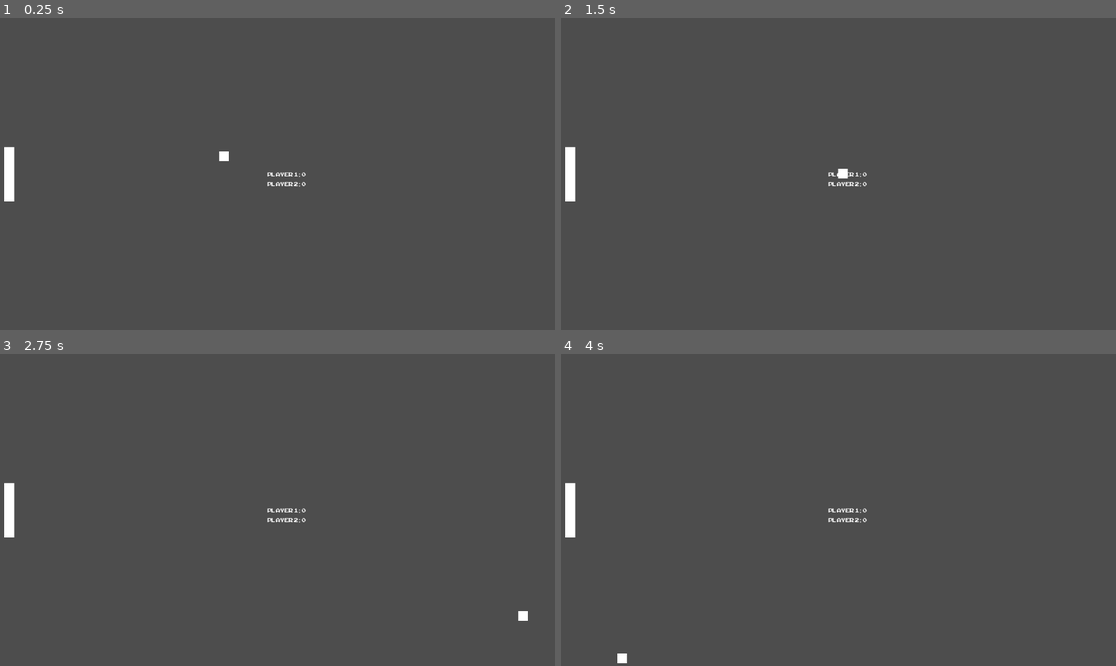
Above: before the commit, frames 1-4 (two rows, left to right).
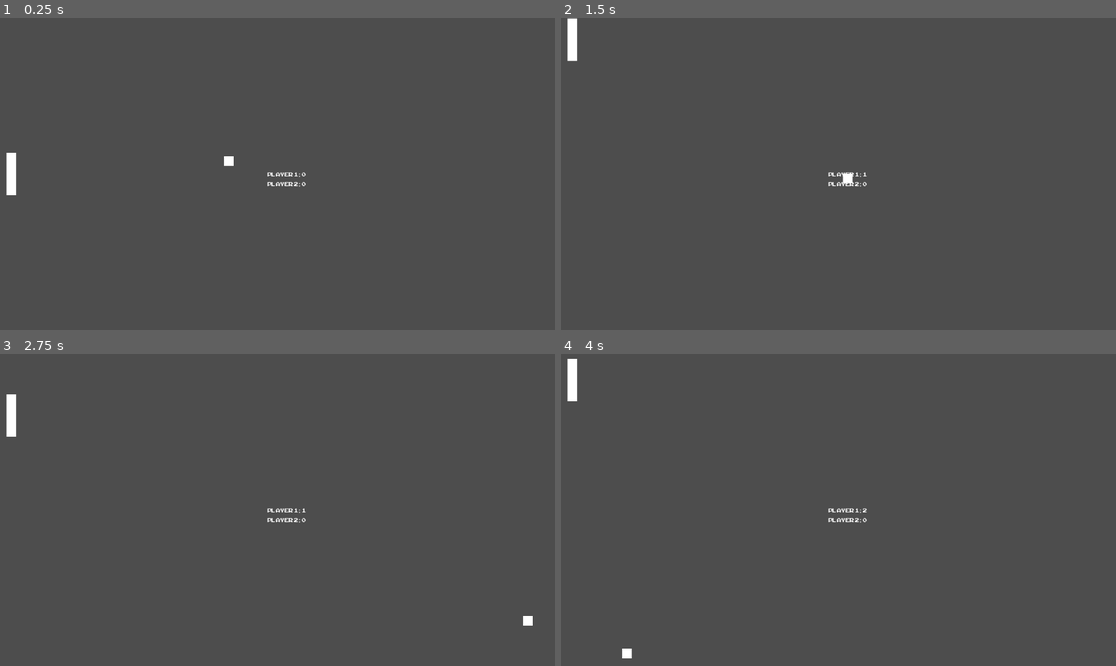
Above: after the commit, the same moments.

Repository: nigoi/pong_clone
Game: Godot game, scene res://scenes/main.tscn
Same seed, same stepped clock (60 frames per second), same inputs: the game is played once before the commit and once after it.
Inputs:
- Up to frame 1 (0.25 s): no input
- Up to frame 2 (1.5 s): tap Enter at 0.5 s; hold W (p1_up, bound only after the commit) 0.53-1.28 s; hold S (p1_down, bound only after the commit) from 1.28 s (still down)
- Up to frame 3 (2.75 s): release S (p1_down, bound only after the commit) at 2.03 s; hold W (p1_up, bound only after the commit) from 2.03 s (still down)
- Up to frame 4 (4 s): release W (p1_up, bound only after the commit) at 3.53 s; hold S (p1_down, bound only after the commit) from 3.53 s (still down)

The runs differ from the first frame. In frame 1, 0.3% of the frame differs, in the area x 0-43%, y 41-59%; in frame 2, 0.7%, in the area x 0-56%, y 0-59%; in frame 3, 0.7%; in frame 4, 0.7%.

Commit message:
paddle movement
- added paddle
- added movement
- set up to emit a signal transferring speed to ball

Diff:
--- a/project.godot
+++ b/project.godot
@@ -14,3 +14,16 @@
 run/main_scene="res://scenes/main.tscn"
 config/features=PackedStringArray("4.3", "Forward Plus")
 config/icon="res://icon.svg"
+
+[input]
+
+p1_up={
+"deadzone": 0.5,
+"events": [Object(InputEventKey,"resource_local_to_scene":false,"resource_name":"","device":-1,"window_id":0,"alt_pressed":false,"shift_pressed":false,"ctrl_pressed":false,"meta_pressed":false,"pressed":false,"keycode":0,"physical_keycode":87,"key_label":0,"unicode":119,"location":0,"echo":false,"script":null)
+]
+}
+p1_down={
+"deadzone": 0.5,
+"events": [Object(InputEventKey,"resource_local_to_scene":false,"resource_name":"","device":-1,"window_id":0,"alt_pressed":false,"shift_pressed":false,"ctrl_pressed":false,"meta_pressed":false,"pressed":false,"keycode":0,"physical_keycode":83,"key_label":0,"unicode":115,"location":0,"echo":false,"script":null)
+]
+}
--- a/scenes/ball.tscn
+++ b/scenes/ball.tscn
@@ -6,7 +6,6 @@
 [sub_resource type="RectangleShape2D" id="RectangleShape2D_qmsys"]
 
 [node name="ball" type="RigidBody2D"]
-position = Vector2(537, 235)
 collision_layer = 3
 collision_mask = 3
 gravity_scale = 0.0
@@ -18,13 +17,14 @@
 anchor_top = 0.5
 anchor_right = 0.5
 anchor_bottom = 0.5
-offset_left = -20.0
-offset_top = -20.0
+offset_left = -10.0
+offset_top = -10.0
+offset_right = 10.0
+offset_bottom = 10.0
 grow_horizontal = 2
 grow_vertical = 2
 
 [node name="CollisionShape2D" type="CollisionShape2D" parent="."]
-position = Vector2(-10, -10)
 shape = SubResource("RectangleShape2D_qmsys")
 
 [node name="AudioStreamPlayer" type="AudioStreamPlayer" parent="."]
--- a/scenes/main.tscn
+++ b/scenes/main.tscn
@@ -5,9 +5,9 @@
 [ext_resource type="Script" path="res://scripts/label.gd" id="3_57vao"]
 [ext_resource type="PackedScene" uid="uid://co2temuet1oir" path="res://scenes/wall.tscn" id="3_vfall"]
 [ext_resource type="PackedScene" uid="uid://c5mfwubkio6fa" path="res://scenes/player_wall.tscn" id="4_hgvnr"]
-[ext_resource type="PackedScene" uid="uid://2xv3bmw8myao" path="res://scenes/paddle.tscn" id="5_nxvde"]
+[ext_resource type="PackedScene" uid="uid://csr4wf4un2658" path="res://scenes/paddle.tscn" id="5_nxvde"]
 
-[node name="Node2D" type="Node2D"]
+[node name="paddle" type="Node2D"]
 script = ExtResource("1_jufgc")
 
 [node name="Label" type="Label" parent="."]
@@ -34,13 +34,13 @@
 position = Vector2(0, 657)
 
 [node name="player_wall" parent="walls" instance=ExtResource("4_hgvnr")]
-position = Vector2(-12, 11)
+position = Vector2(-10, 12)
 
 [node name="player_wall2" parent="walls" instance=ExtResource("4_hgvnr")]
 position = Vector2(1164, -2)
 
 [node name="paddle" parent="." instance=ExtResource("5_nxvde")]
-position = Vector2(20, 324)
+position = Vector2(25, 324)
 
 [connection signal="body_entered" from="walls/player_wall" to="Label" method="_on_player_wall_body_entered"]
 [connection signal="body_exited" from="walls/player_wall2" to="Label" method="_on_player_wall_2_body_exited"]
--- a/scenes/paddle.tscn
+++ b/scenes/paddle.tscn
@@ -1,19 +1,15 @@
-[gd_scene load_steps=2 format=3 uid="uid://2xv3bmw8myao"]
+[gd_scene load_steps=3 format=3 uid="uid://csr4wf4un2658"]
 
-[sub_resource type="RectangleShape2D" id="RectangleShape2D_alnv0"]
-size = Vector2(21, 56.5)
+[ext_resource type="Script" path="res://scripts/paddle.gd" id="1_wsmn1"]
 
-[node name="paddle" type="RigidBody2D"]
-gravity_scale = 0.0
-lock_rotation = true
+[sub_resource type="CapsuleShape2D" id="CapsuleShape2D_jlgio"]
+height = 88.0
+
+[node name="paddle" type="CharacterBody2D"]
+script = ExtResource("1_wsmn1")
 
 [node name="CollisionShape2D" type="CollisionShape2D" parent="."]
-position = Vector2(0.5, -27.75)
-shape = SubResource("RectangleShape2D_alnv0")
-
-[node name="CollisionShape2D2" type="CollisionShape2D" parent="."]
-position = Vector2(0.5, 28.5)
-shape = SubResource("RectangleShape2D_alnv0")
+shape = SubResource("CapsuleShape2D_jlgio")
 
 [node name="ColorRect" type="ColorRect" parent="."]
 anchors_preset = 8
@@ -22,8 +18,8 @@
 anchor_right = 0.5
 anchor_bottom = 0.5
 offset_left = -10.0
-offset_top = -56.0
-offset_right = 11.0
-offset_bottom = 57.0
+offset_top = -44.0
+offset_right = 10.0
+offset_bottom = 44.0
 grow_horizontal = 2
 grow_vertical = 2
--- a/scripts/ball.gd
+++ b/scripts/ball.gd
@@ -11,6 +11,9 @@
 	else:
 		velocity.x = - 1
 	velocity.y = randf_range(-1, 1)
+
+func momentum():
+	print("momentum")
 
 func _ready() -> void:
 	view_port = get_viewport().size
--- a/scripts/label.gd
+++ b/scripts/label.gd
@@ -1,15 +1,14 @@
 extends Label
 var score = {"player 1": 0, "player 2": 0}
-var score_text = "Player 1: " + str(score ["player 1"]) + "\nPlayer 2: " + str(score ["player 2"])
 
 func _on_player_wall_body_entered(body: Node2D) -> void:
 	score ["player 1"] += 1
-	text = score_text
+	text = "Player 1: " + str(score ["player 1"]) + "\nPlayer 2: " + str(score ["player 2"])
 
 func _on_player_wall_2_body_exited(body: Node2D) -> void:
 	score ["player 1"] += 1
-	text = score_text
+	text = "Player 1: " + str(score ["player 1"]) + "\nPlayer 2: " + str(score ["player 2"])
 
 func _ready() -> void:
 	position = get_viewport().size / 2
-	text = score_text
+	text = "Player 1: " + str(score ["player 1"]) + "\nPlayer 2: " + str(score ["player 2"])
--- /dev/null
+++ b/scripts/paddle.gd
@@ -0,0 +1,19 @@
+extends CharacterBody2D
+
+var speed = 400
+signal momentum
+
+func _physics_process(delta: float) -> void:
+	if Input.is_action_pressed("p1_up") and velocity.y > -1:
+		velocity.y -= 0.05
+	if Input.is_action_pressed("p1_down") and velocity.y < 1:
+		velocity.y += 0.05
+	elif not Input.is_anything_pressed():
+		if velocity.y > 0:
+			velocity.y -= 0.05
+		if velocity.y < 0:
+			velocity.y += 0.05
+	print(speed * velocity)
+	var collision = move_and_collide(velocity * speed * delta)
+	if collision:
+		emit_signal("momentum")
